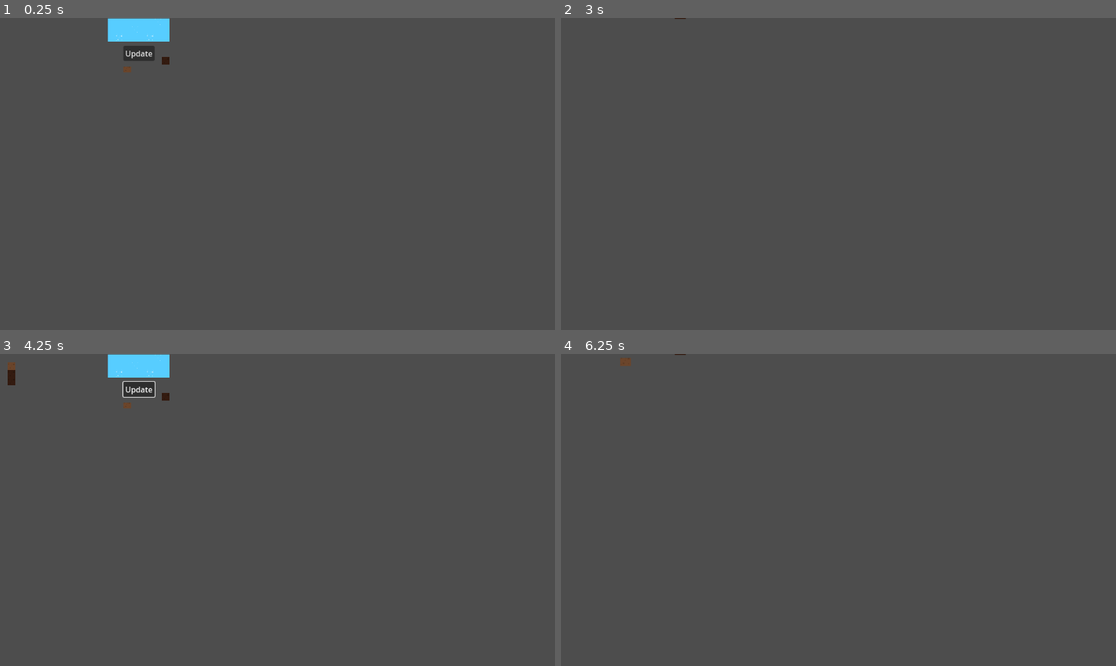
Above: before the commit, frames 1-4 (two rows, left to right).
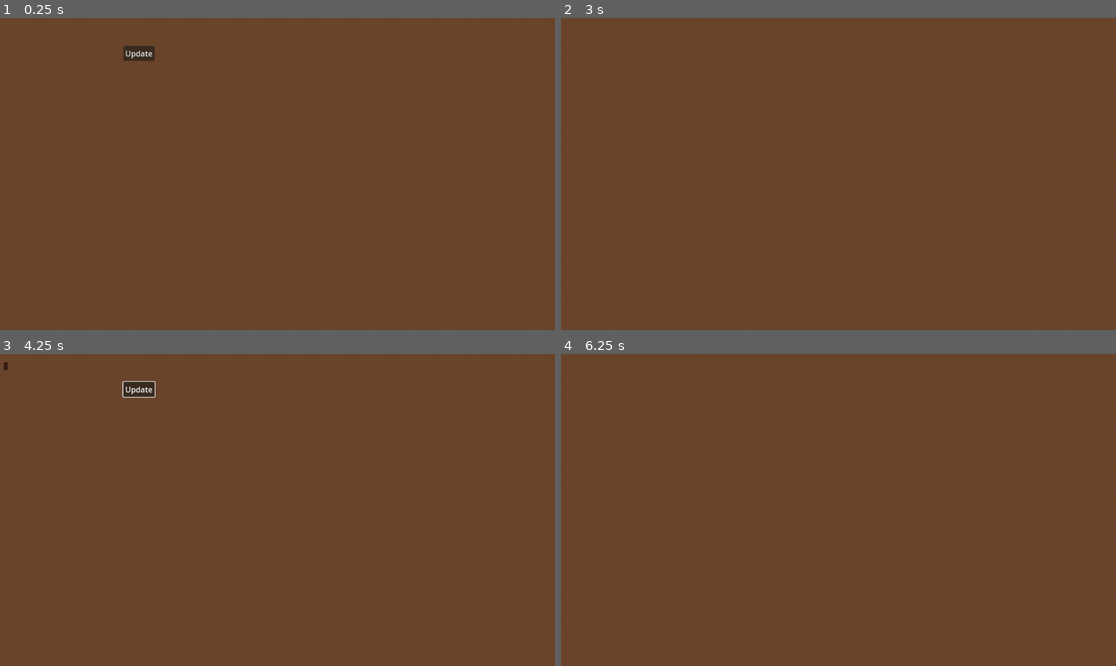
Above: after the commit, the same moments.

Repository: gex194/dwarfs-client
Game: Godot game, scene res://Scenes/main.tscn
Same seed, same stepped clock (60 frames per second), same inputs: the game is played once before the commit and once after it.
Inputs (mouse positions are in pixels of both pictures, inside the frame that each line leads up to):
- Up to frame 1 (0.25 s): no input
- Up to frame 2 (3 s): click "Update" at 0.5 s; click "Update" at 1.25 s; click "Update" at 2 s; tap Enter at 2.75 s; move the mouse to (960, 158) at 2.77 s; tap Mouse wheel up (ZoomIn) at 2.85 s; click (960, 158) at 2.92 s
- Up to frame 3 (4.25 s): tap Space at 3.5 s; move the mouse to (166, 525) at 3.52 s; tap Mouse wheel down (ZoomOut) at 3.6 s; click (166, 525) at 3.67 s
- Up to frame 4 (6.25 s): tap Enter at 4.25, 5.75 s; move the mouse to (894, 441) at 4.27 s; tap Mouse wheel up (ZoomIn) at 4.35, 5.85 s; click (894, 441) at 4.42 s; tap Space at 5 s; move the mouse to (810, 572) at 5.02 s; tap Mouse wheel down (ZoomOut) at 5.1 s; click (810, 572) at 5.17 s; move the mouse to (1005, 556) at 5.77 s; click (1005, 556) at 5.92 s

The runs differ from the first frame. In frame 1, 100% of the frame differs, in the area x 0-100%, y 0-100%; in frame 2, 100%; in frame 3, 100%; in frame 4, 100%.

Commit message:
Reduced scale to 8px of everything

Diff:
--- a/Scenes/gnome.tscn
+++ b/Scenes/gnome.tscn
@@ -220,6 +220,6 @@
 }]
 
 [node name="gnome" type="AnimatedSprite2D"]
-scale = Vector2(0.5, 0.5)
+scale = Vector2(0.25, 0.25)
 sprite_frames = SubResource("SpriteFrames_idos5")
 animation = &"run"
--- a/Scenes/terain.tscn
+++ b/Scenes/terain.tscn
@@ -1,6 +1,7 @@
-[gd_scene load_steps=4 format=3 uid="uid://b45fnm6j6cgay"]
+[gd_scene load_steps=6 format=3 uid="uid://b45fnm6j6cgay"]
 
 [ext_resource type="Texture2D" uid="uid://bqeau1usx1ija" path="res://Assets/environment.png" id="1_ys2sn"]
+[ext_resource type="Texture2D" uid="uid://c4ik1icgwhmt3" path="res://Assets/environment_8x8.png" id="2_d1xwx"]
 
 [sub_resource type="TileSetAtlasSource" id="TileSetAtlasSource_332tt"]
 texture = ExtResource("1_ys2sn")
@@ -95,8 +96,103 @@
 5:2/animation_frame_4/duration = 0.2
 5:2/0 = 0
 
+[sub_resource type="TileSetAtlasSource" id="TileSetAtlasSource_3t4oq"]
+texture = ExtResource("2_d1xwx")
+texture_region_size = Vector2i(8, 8)
+0:5/0 = 0
+1:5/0 = 0
+2:5/0 = 0
+4:5/0 = 0
+5:5/0 = 0
+0:6/0 = 0
+1:6/0 = 0
+2:6/0 = 0
+4:6/0 = 0
+0:7/0 = 0
+1:7/0 = 0
+2:7/0 = 0
+4:7/0 = 0
+5:7/0 = 0
+14:1/0 = 0
+5:2/0 = 0
+6:2/0 = 0
+7:2/0 = 0
+8:2/0 = 0
+9:2/0 = 0
+14:2/0 = 0
+14:3/0 = 0
+6:5/0 = 0
+6:6/0 = 0
+6:7/0 = 0
+6:9/0 = 0
+6:10/0 = 0
+6:11/0 = 0
+5:9/0 = 0
+4:9/0 = 0
+4:10/0 = 0
+4:11/0 = 0
+5:11/0 = 0
+2:9/0 = 0
+2:10/0 = 0
+2:11/0 = 0
+1:11/0 = 0
+0:11/0 = 0
+0:10/0 = 0
+1:10/0 = 0
+1:9/0 = 0
+0:9/0 = 0
+0:13/0 = 0
+1:13/0 = 0
+2:13/0 = 0
+2:14/0 = 0
+2:15/0 = 0
+1:15/0 = 0
+0:15/0 = 0
+0:14/0 = 0
+1:14/0 = 0
+0:12/0 = 0
+1:12/0 = 0
+2:12/0 = 0
+4:13/0 = 0
+5:13/0 = 0
+6:13/0 = 0
+6:14/0 = 0
+6:15/0 = 0
+5:15/0 = 0
+4:15/0 = 0
+4:14/0 = 0
+5:12/0 = 0
+9:15/0 = 0
+9:14/0 = 0
+9:13/0 = 0
+9:12/0 = 0
+9:11/0 = 0
+9:10/0 = 0
+10:10/0 = 0
+11:10/0 = 0
+11:11/0 = 0
+11:12/0 = 0
+10:12/0 = 0
+10:11/0 = 0
+8:12/0 = 0
+8:11/0 = 0
+8:10/0 = 0
+8:14/0 = 0
+10:14/0 = 0
+8:8/0 = 0
+10:8/0 = 0
+10:6/0 = 0
+11:6/0 = 0
+12:6/0 = 0
+1:2/0 = 0
+
 [sub_resource type="TileSet" id="TileSet_8hybl"]
+tile_size = Vector2i(8, 8)
 sources/0 = SubResource("TileSetAtlasSource_332tt")
+sources/1 = SubResource("TileSetAtlasSource_3t4oq")
 
 [node name="terain" type="TileMapLayer"]
 tile_set = SubResource("TileSet_8hybl")
+rendering_quadrant_size = 8
+collision_enabled = false
+navigation_enabled = false
--- a/Scripts/main.gd
+++ b/Scripts/main.gd
@@ -8,10 +8,11 @@
 
 # Atlas tiles cords
 var dirt_cell_cords: Vector2 = Vector2(1, 14)
+var grass_cell_cords: Vector2 = Vector2(1, 13)
 var dirt_background_cell_cords: Vector2 = Vector2(1,2)
 
-var gnome_offset: int = 8;
-var gnome_position_factor: int = 16;
+var gnome_offset: int = 4;
+var gnome_position_factor: int = 8;
 var gnomes_to_move: Array = []
 var gnomes_updated_positions: Array = []
 var grid_data: Array = [];
@@ -22,6 +23,11 @@
 	SignalBus.update_grid_data.connect(_on_update_grid_recieved)
 	SignalBus.update_dwarfs_data.connect(_on_update_dwarfs_recieved)
 	Socket.init_connection()
+
+	for x in 1000:
+		terrain.set_cell(Vector2(x, -1), 1, grass_cell_cords)
+		for y in 1000:
+			terrain.set_cell(Vector2(x, y), 1, dirt_cell_cords)
 
 # Called every frame. 'delta' is the elapsed time since the previous frame.
 func _process(delta: float) -> void:
@@ -47,9 +53,9 @@
 
 func set_dirt_tile(cell: Dictionary) -> void:
 	if (cell["digged"]):
-		terrain.set_cell(Vector2(cell["x"], cell["y"]), 0, dirt_background_cell_cords)
+		terrain.set_cell(Vector2(cell["x"], cell["y"]), 1, dirt_background_cell_cords)
 	else:
-		terrain.set_cell(Vector2(cell["x"], cell["y"]), 0, dirt_cell_cords)
+		terrain.set_cell(Vector2(cell["x"], cell["y"]), 1, dirt_cell_cords)
 
 func generate_gnome(cell: Dictionary) -> Node2D:
 	var gnome: AnimatedSprite2D = Gnome.instantiate()
--- a/Singletons/Connection.gd
+++ b/Singletons/Connection.gd
@@ -18,7 +18,7 @@
 				SignalBus.update_grid_data.emit(parsedResult["data"])
 			if (parsedResult["type"] == "updateDwarfs"):
 				SignalBus.update_dwarfs_data.emit(parsedResult["data"])
-			print("Got data from server: ", parsedResult)
+			#print("Got data from server: ", parsedResult)
 
 	elif state == WebSocketPeer.STATE_CLOSING:
 		pass
Binary file added: Assets/environment_8x8.png
Not shown, changed: Assets/environment_8x8.png.import
